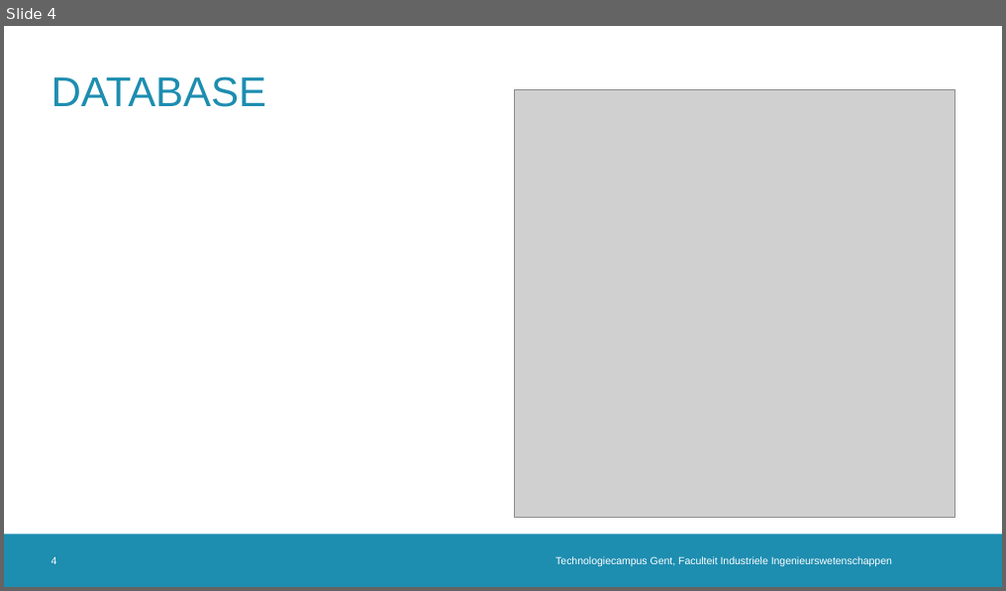
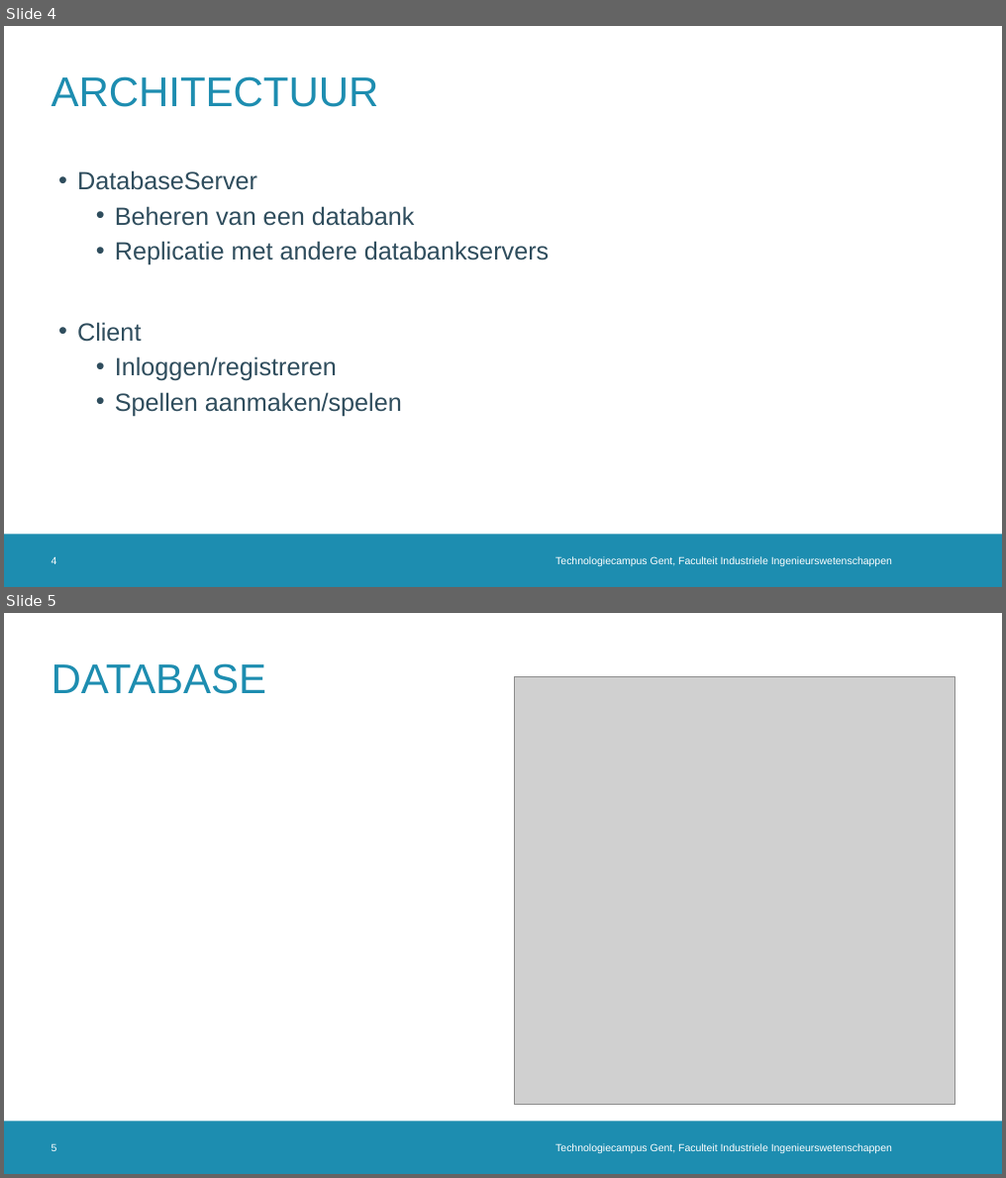
Before and after one commit to Pieterism/UNO, a slide deck: Documents/presentatie UNO.pptx. Shown one above the other, each under a label of ours: slide 4 before the commit, slides 4 and 5 after it. The pictures are 1006x591 and 1006x1178 pixels, drawn with LibreOffice and Linux fonts; fonts in the diff are those of the drawing; grey boxes stand for pictures; background and template pictures are left out. Boxes give left, top, right and bottom in pixels: in the first picture for what was removed or moved away, otherwise in the second. Text is boxed around its words. In the diff, an @@ line names an element or a change of style, - is before the commit and + after.

```diff
--- a/Documents/presentatie UNO.pptx
+++ b/Documents/presentatie UNO.pptx
@@ slide 4 added at [4, 26, 1002, 587], background #FFFFFF; not listed: 1 template element that a slide beside it also shows @@
@@ title added at [52, 76, 379, 107], 40 pt, text #1D8DB0 @@
+ARCHITECTUUR
@@ text added at [77, 171, 548, 416], 24 pt, text #2F4D5D @@
+• DatabaseServer
+  • Beheren van een databank
+  • Replicatie met andere databankservers
+• Client
+  • Inloggen/registreren
+  • Spellen aanmaken/spelen
@@ page number added at [52, 557, 57, 565], 10 pt, text #FFFFFF @@
+4
@@ text added at [555, 557, 892, 567], 10 pt, text #FFFFFF @@
+Technologiecampus Gent, Faculteit Industriele Ingenieurswetenschappen
@@ what was slide 4 is now slide 5 @@
@@ page number at [52, 1144, 57, 1152]: text changed @@
-4
+5
```
Also in this commit, not shown: 4 slides changed, 1 other slide added.
